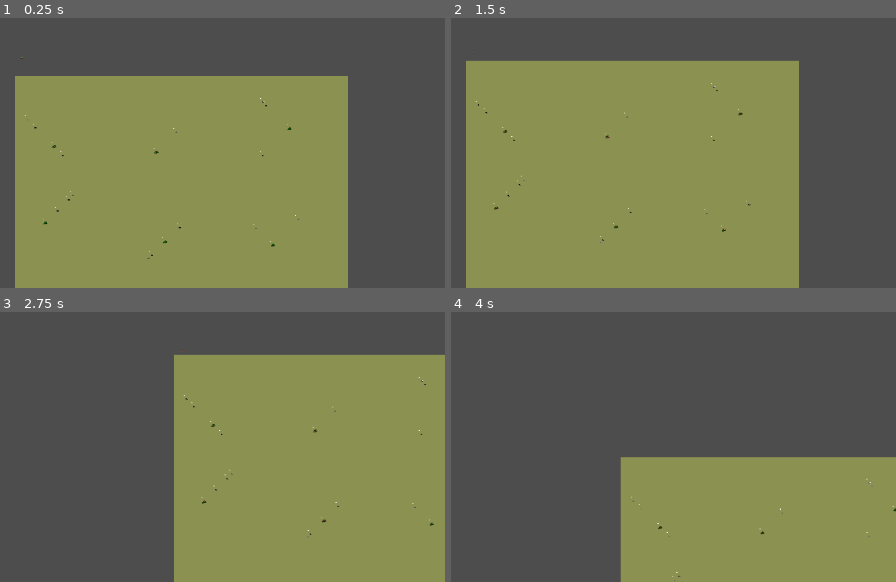
Above: before the commit, frames 1-4 (two rows, left to right).
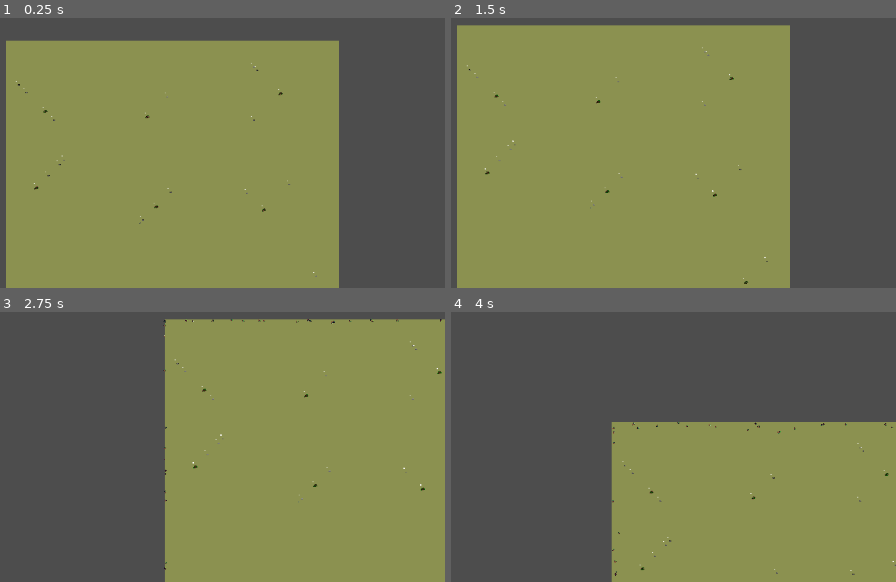
Above: after the commit, the same moments.

Repository: lewis785/ludum-dare-53
Game: Godot game, scene res://scenes/main.tscn
Two runs of this game, one before a commit and one after it. Both use one fixed random seed, a clock stepped at 60 frames per second and the inputs below.
Inputs (mouse positions are in pixels of both pictures, inside the frame that each line leads up to):
- Up to frame 1 (0.25 s): no input
- Up to frame 2 (1.5 s): tap Enter at 0.5 s; move the mouse to (504, 147) at 0.52 s; press the mouse at (504, 147) at 0.53 s; tap Space at 1.25 s; move the mouse to (513, 155) at 1.27 s; release the mouse at (513, 155) at 1.28 s; tap S (camera_down) at 1.35 s; click (513, 155) at 1.42 s
- Up to frame 3 (2.75 s): tap Enter at 2 s; move the mouse to (35, 406) at 2.02 s; hold A (camera_left) from 2.03 s (still down); click (35, 406) at 2.17 s
- Up to frame 4 (4 s): move the mouse to (637, 398) at 2.77 s; release A (camera_left) at 2.78 s; tap D (camera_right) at 2.85 s; click (637, 398) at 2.92 s; tap Space at 3.5 s; move the mouse to (762, 430) at 3.52 s; hold W (camera_up) from 3.53 s (still down); click (762, 430) at 3.67 s

The runs differ from the first frame. In frame 1, 13% of the frame differs, in the area x 1-79%, y 8-100%; in frame 2, 14%, in the area x 1-79%, y 2-100%; in frame 3, 10%; in frame 4, 9.3%.

Commit message:
update spawn to fit map

Diff:
--- a/scenes/enemy/enemy.gd
+++ b/scenes/enemy/enemy.gd
@@ -9,6 +9,7 @@
 var target_check_limit: float = 1
 var time_since_target_check : float = 1
 var base_speed : float = 100
+var scale_factor: int = 1
 
 # Called when the node enters the scene tree for the first time.
 func _ready():
@@ -20,6 +21,10 @@
 
 func set_speed(speed : float) -> void:
 	self.base_speed = speed
+
+
+func set_scale_factor(sf : int) -> void:
+	self.scale_factor = sf
 
 func set_level(level) -> void:
 	self.level = level
@@ -63,14 +68,14 @@
 
 func determine_speed() -> float:
 	var current_speed = self.linear_velocity.length()
-	var distance = distance(self.position, target)
+	var distance = distance(self.position, target) * scale_factor
 	var adjusted = distance*distance/4
 
 	var target_speed = min(distance, self.base_speed)
 	var speed = min(target_speed, current_speed+100)
 
 	if target.get_parent().health <= 0:
-		speed = 1000
+		speed = min(current_speed*2, self.base_speed)
 
 	return speed
 
--- a/scenes/enemy/kerri.tscn
+++ b/scenes/enemy/kerri.tscn
@@ -1,130 +1,8 @@
-[gd_scene load_steps=21 format=3 uid="uid://dlqnysqwtx28v"]
+[gd_scene load_steps=4 format=3 uid="uid://dlqnysqwtx28v"]
 
 [ext_resource type="PackedScene" uid="uid://diu6ls3spsxlf" path="res://scenes/enemy/target.tscn" id="1_p6oom"]
 [ext_resource type="PackedScene" uid="uid://c42uutkvkk8cc" path="res://scenes/enemy/obstacle.tscn" id="1_xhqd8"]
 [ext_resource type="PackedScene" uid="uid://cef7nfykxy18e" path="res://scenes/enemy/spawn.tscn" id="2_3l6eg"]
-[ext_resource type="Script" path="res://scenes/enemy/enemy.gd" id="3_wengk"]
-[ext_resource type="Texture2D" uid="uid://lyxpenrl2w3i" path="res://assets/enemy/GrizzledTreantIdle.png" id="4_gx27o"]
-
-[sub_resource type="AtlasTexture" id="AtlasTexture_pf0mn"]
-atlas = ExtResource("4_gx27o")
-region = Rect2(0, 0, 16, 16)
-
-[sub_resource type="AtlasTexture" id="AtlasTexture_oc77u"]
-atlas = ExtResource("4_gx27o")
-region = Rect2(16, 0, 16, 16)
-
-[sub_resource type="AtlasTexture" id="AtlasTexture_0r4ki"]
-atlas = ExtResource("4_gx27o")
-region = Rect2(32, 0, 16, 16)
-
-[sub_resource type="AtlasTexture" id="AtlasTexture_gp538"]
-atlas = ExtResource("4_gx27o")
-region = Rect2(48, 0, 16, 16)
-
-[sub_resource type="AtlasTexture" id="AtlasTexture_e2dqs"]
-atlas = ExtResource("4_gx27o")
-region = Rect2(48, 0, 16, 16)
-
-[sub_resource type="AtlasTexture" id="AtlasTexture_1k80d"]
-atlas = ExtResource("4_gx27o")
-region = Rect2(32, 0, 16, 16)
-
-[sub_resource type="AtlasTexture" id="AtlasTexture_wikc4"]
-atlas = ExtResource("4_gx27o")
-region = Rect2(16, 0, 16, 16)
-
-[sub_resource type="AtlasTexture" id="AtlasTexture_bd11a"]
-atlas = ExtResource("4_gx27o")
-region = Rect2(0, 0, 16, 16)
-
-[sub_resource type="AtlasTexture" id="AtlasTexture_qxh1b"]
-atlas = ExtResource("4_gx27o")
-region = Rect2(0, 0, 16, 16)
-
-[sub_resource type="AtlasTexture" id="AtlasTexture_kuh60"]
-atlas = ExtResource("4_gx27o")
-region = Rect2(16, 0, 16, 16)
-
-[sub_resource type="AtlasTexture" id="AtlasTexture_pk43k"]
-atlas = ExtResource("4_gx27o")
-region = Rect2(32, 0, 16, 16)
-
-[sub_resource type="AtlasTexture" id="AtlasTexture_xvaj8"]
-atlas = ExtResource("4_gx27o")
-region = Rect2(48, 0, 16, 16)
-
-[sub_resource type="SpriteFrames" id="SpriteFrames_jw21e"]
-animations = [{
-"frames": [{
-"duration": 1.0,
-"texture": SubResource("AtlasTexture_pf0mn")
-}, {
-"duration": 1.0,
-"texture": SubResource("AtlasTexture_oc77u")
-}, {
-"duration": 1.0,
-"texture": SubResource("AtlasTexture_0r4ki")
-}, {
-"duration": 1.0,
-"texture": SubResource("AtlasTexture_gp538")
-}],
-"loop": true,
-"name": &"fly",
-"speed": 20.0
-}, {
-"frames": [{
-"duration": 1.0,
-"texture": SubResource("AtlasTexture_e2dqs")
-}, {
-"duration": 1.0,
-"texture": SubResource("AtlasTexture_1k80d")
-}, {
-"duration": 1.0,
-"texture": SubResource("AtlasTexture_wikc4")
-}, {
-"duration": 1.0,
-"texture": SubResource("AtlasTexture_bd11a")
-}],
-"loop": true,
-"name": &"swim",
-"speed": 2.0
-}, {
-"frames": [{
-"duration": 1.0,
-"texture": SubResource("AtlasTexture_qxh1b")
-}, {
-"duration": 1.0,
-"texture": SubResource("AtlasTexture_kuh60")
-}, {
-"duration": 1.0,
-"texture": SubResource("AtlasTexture_pk43k")
-}, {
-"duration": 1.0,
-"texture": SubResource("AtlasTexture_xvaj8")
-}],
-"loop": true,
-"name": &"walk",
-"speed": 5.0
-}]
-
-[sub_resource type="CapsuleShape2D" id="CapsuleShape2D_krpay"]
-radius = 13.0
-height = 34.0
-
-[sub_resource type="PackedScene" id="PackedScene_y2hu0"]
-resource_local_to_scene = true
-_bundled = {
-"conn_count": 1,
-"conns": PackedInt32Array(3, 0, 21, 20, 2, 0, 0),
-"editable_instances": [],
-"names": PackedStringArray("enemy", "position", "scale", "gravity_scale", "script", "health", "damage", "metadata/_edit_group_", "RigidBody2D", "AnimatedSprite2D", "texture_filter", "sprite_frames", "animation", "frame_progress", "CollisionShape2D", "light_mask", "shape", "debug_color", "VisibleOnScreenNotifier2D", "visible", "_on_visible_on_screen_notifier_2d_screen_exited", "screen_exited"),
-"node_count": 4,
-"node_paths": [],
-"nodes": PackedInt32Array(-1, -1, 8, 0, -1, 7, 1, 0, 2, 1, 3, 2, 4, 3, 5, 4, 6, 5, 7, 6, 0, 0, 0, 9, 9, -1, 5, 10, 5, 2, 7, 11, 8, 12, 9, 13, 10, 0, 0, 0, 14, 14, -1, 3, 15, 11, 16, 12, 17, 13, 0, 0, 0, 18, 18, -1, 1, 19, 14, 0),
-"variants": [Vector2(64, 70), Vector2(0.5, 0.5), 0.0, ExtResource("3_wengk"), 20, 1, true, Vector2(2, 2), SubResource("SpriteFrames_jw21e"), &"walk", 0.35947, 0, SubResource("CapsuleShape2D_krpay"), Color(0, 0.6, 0.701961, 0.054902), false],
-"version": 3
-}
 
 [node name="kerri" type="Node2D"]
 
@@ -138,7 +16,6 @@
 position = Vector2(682, 372)
 
 [node name="spawn" parent="." instance=ExtResource("2_3l6eg")]
-enemy_scene = SubResource("PackedScene_y2hu0")
 
 [node name="Obstacle2" parent="." instance=ExtResource("1_xhqd8")]
 position = Vector2(466, 160)
--- a/scenes/enemy/spawn.gd
+++ b/scenes/enemy/spawn.gd
@@ -2,6 +2,8 @@
 
 @export var level : int = 1
 @export var enemy_scene : PackedScene
+@export var scale_factor : int = 1
+
 var score : int
 var base_wait_time : float
 var enemy_level: float = 1
@@ -17,15 +19,53 @@
 
 func new_game():
 	score = 0
-	base_wait_time = $enemy_timer.wait_time
+
+	var window : Window = get_tree().get_root()
+
+	var pos : Vector2i = Vector2i(0, 0)
+	var size : Vector2i = window.get_size_with_decorations()
+
+	var child =  self.get_parent().find_child("*map*")
+
+	if child:
+		var map = %map
+
+		var width = map.width
+		var height = map.height
+
+		size = Vector2i(width*scale_factor, height*scale_factor)
+
+
+	var c = Curve2D.new()
+
+	c.add_point(pos)
+	c.add_point(pos+Vector2i(size.x, 0))
+	c.add_point(pos+size)
+	c.add_point(pos+Vector2i(0, size.y))
+	c.add_point(pos)
+
+	print(size)
+
+	$enemy_path.curve = c
+	$enemy_path.queue_redraw()
+
+
+	$enemy_timer.wait_time = $enemy_timer.wait_time/log(scale_factor)
 	$start_timer.start()
 
 func _on_enemy_timer_timeout() -> void:
 
 	self.level += 1
+	var previous_level : int = enemy_level
 	enemy_level = log(self.level)/log(10)+1
 
-	for i in range(enemy_level):
+	var burst : int
+
+	if int(enemy_level) > previous_level:
+		burst = enemy_level*enemy_level*scale_factor
+
+
+	for i in range(enemy_level+burst):
 		spawn_enemy()
 
 func spawn_enemy() -> void:
@@ -47,13 +87,17 @@
 
 
 	# Choose the velocity for the enemy.
-	var max_speed = max(1000, 100*enemy_level)
-	var velocity = Vector2(randf_range(100.0, max_speed), 0.0)
+	# var min_speed = 100.0
+	# var max_speed = max(1000, 100*enemy_level)
+	var min_speed = 10
+	var max_speed = 100
+	var velocity = Vector2(randf_range(min_speed, max_speed), 0.0)
 	enemy.linear_velocity = velocity.rotated(direction)
 
 	# Set enemy health and damage scaled by time
 	enemy.set_level(enemy_level)
 	enemy.set_speed(velocity.length())
+	enemy.set_scale_factor(scale_factor)
 
 	# Spawn the enemy by adding it to the Main scene.
 	add_child(enemy)
--- a/scenes/main.tscn
+++ b/scenes/main.tscn
@@ -1,16 +1,141 @@
-[gd_scene load_steps=4 format=3 uid="uid://dkme7nbothfq2"]
+[gd_scene load_steps=21 format=3 uid="uid://dkme7nbothfq2"]
 
-[ext_resource type="PackedScene" uid="uid://bn1ar05oul7hp" path="res://scenes/enemy/enemy.tscn" id="2_wspl8"]
 [ext_resource type="PackedScene" uid="uid://sgasvpbvlp72" path="res://scenes/Camera/Camera.tscn" id="3_0rkqj"]
 [ext_resource type="PackedScene" uid="uid://dtidvayd0rwdd" path="res://scenes/map/map.tscn" id="3_eet8l"]
+[ext_resource type="PackedScene" uid="uid://cef7nfykxy18e" path="res://scenes/enemy/spawn.tscn" id="3_sy17x"]
+[ext_resource type="Script" path="res://scenes/enemy/enemy.gd" id="4_2gof6"]
+[ext_resource type="Texture2D" uid="uid://lyxpenrl2w3i" path="res://assets/enemy/GrizzledTreantIdle.png" id="5_lxm3f"]
+
+[sub_resource type="AtlasTexture" id="AtlasTexture_pf0mn"]
+atlas = ExtResource("5_lxm3f")
+region = Rect2(0, 0, 16, 16)
+
+[sub_resource type="AtlasTexture" id="AtlasTexture_oc77u"]
+atlas = ExtResource("5_lxm3f")
+region = Rect2(16, 0, 16, 16)
+
+[sub_resource type="AtlasTexture" id="AtlasTexture_0r4ki"]
+atlas = ExtResource("5_lxm3f")
+region = Rect2(32, 0, 16, 16)
+
+[sub_resource type="AtlasTexture" id="AtlasTexture_gp538"]
+atlas = ExtResource("5_lxm3f")
+region = Rect2(48, 0, 16, 16)
+
+[sub_resource type="AtlasTexture" id="AtlasTexture_e2dqs"]
+atlas = ExtResource("5_lxm3f")
+region = Rect2(48, 0, 16, 16)
+
+[sub_resource type="AtlasTexture" id="AtlasTexture_1k80d"]
+atlas = ExtResource("5_lxm3f")
+region = Rect2(32, 0, 16, 16)
+
+[sub_resource type="AtlasTexture" id="AtlasTexture_wikc4"]
+atlas = ExtResource("5_lxm3f")
+region = Rect2(16, 0, 16, 16)
+
+[sub_resource type="AtlasTexture" id="AtlasTexture_bd11a"]
+atlas = ExtResource("5_lxm3f")
+region = Rect2(0, 0, 16, 16)
+
+[sub_resource type="AtlasTexture" id="AtlasTexture_qxh1b"]
+atlas = ExtResource("5_lxm3f")
+region = Rect2(0, 0, 16, 16)
+
+[sub_resource type="AtlasTexture" id="AtlasTexture_kuh60"]
+atlas = ExtResource("5_lxm3f")
+region = Rect2(16, 0, 16, 16)
+
+[sub_resource type="AtlasTexture" id="AtlasTexture_pk43k"]
+atlas = ExtResource("5_lxm3f")
+region = Rect2(32, 0, 16, 16)
+
+[sub_resource type="AtlasTexture" id="AtlasTexture_xvaj8"]
+atlas = ExtResource("5_lxm3f")
+region = Rect2(48, 0, 16, 16)
+
+[sub_resource type="SpriteFrames" id="SpriteFrames_jw21e"]
+animations = [{
+"frames": [{
+"duration": 1.0,
+"texture": SubResource("AtlasTexture_pf0mn")
+}, {
+"duration": 1.0,
+"texture": SubResource("AtlasTexture_oc77u")
+}, {
+"duration": 1.0,
+"texture": SubResource("AtlasTexture_0r4ki")
+}, {
+"duration": 1.0,
+"texture": SubResource("AtlasTexture_gp538")
+}],
+"loop": true,
+"name": &"fly",
+"speed": 20.0
+}, {
+"frames": [{
+"duration": 1.0,
+"texture": SubResource("AtlasTexture_e2dqs")
+}, {
+"duration": 1.0,
+"texture": SubResource("AtlasTexture_1k80d")
+}, {
+"duration": 1.0,
+"texture": SubResource("AtlasTexture_wikc4")
+}, {
+"duration": 1.0,
+"texture": SubResource("AtlasTexture_bd11a")
+}],
+"loop": true,
+"name": &"swim",
+"speed": 2.0
+}, {
+"frames": [{
+"duration": 1.0,
+"texture": SubResource("AtlasTexture_qxh1b")
+}, {
+"duration": 1.0,
+"texture": SubResource("AtlasTexture_kuh60")
+}, {
+"duration": 1.0,
+"texture": SubResource("AtlasTexture_pk43k")
+}, {
+"duration": 1.0,
+"texture": SubResource("AtlasTexture_xvaj8")
+}],
+"loop": true,
+"name": &"walk",
+"speed": 5.0
+}]
+
+[sub_resource type="CapsuleShape2D" id="CapsuleShape2D_krpay"]
+radius = 13.0
+height = 34.0
+
+[sub_resource type="PackedScene" id="PackedScene_x8k3b"]
+resource_local_to_scene = true
+_bundled = {
+"conn_count": 1,
+"conns": PackedInt32Array(3, 0, 21, 20, 2, 0, 0),
+"editable_instances": [],
+"names": PackedStringArray("enemy", "position", "scale", "gravity_scale", "script", "health", "damage", "metadata/_edit_group_", "RigidBody2D", "AnimatedSprite2D", "texture_filter", "sprite_frames", "animation", "frame_progress", "CollisionShape2D", "light_mask", "shape", "debug_color", "VisibleOnScreenNotifier2D", "visible", "_on_visible_on_screen_notifier_2d_screen_exited", "screen_exited"),
+"node_count": 4,
+"node_paths": [],
+"nodes": PackedInt32Array(-1, -1, 8, 0, -1, 7, 1, 0, 2, 1, 3, 2, 4, 3, 5, 4, 6, 5, 7, 6, 0, 0, 0, 9, 9, -1, 5, 10, 5, 2, 7, 11, 8, 12, 9, 13, 10, 0, 0, 0, 14, 14, -1, 3, 15, 11, 16, 12, 17, 13, 0, 0, 0, 18, 18, -1, 1, 19, 14, 0),
+"variants": [Vector2(64, 70), Vector2(0.5, 0.5), 0.0, ExtResource("4_2gof6"), 20, 1, true, Vector2(2, 2), SubResource("SpriteFrames_jw21e"), &"walk", 0.35947, 0, SubResource("CapsuleShape2D_krpay"), Color(0, 0.6, 0.701961, 0.054902), false],
+"version": 3
+}
 
 [node name="main" type="Node2D"]
 
-[node name="enemy" parent="." instance=ExtResource("2_wspl8")]
-position = Vector2(134, 123)
-
 [node name="Camera" parent="." instance=ExtResource("3_0rkqj")]
-position = Vector2(478, 219)
+position = Vector2(576, 327)
 
 [node name="map" parent="." instance=ExtResource("3_eet8l")]
-position = Vector2(30, 401)
+unique_name_in_owner = true
+
+[node name="spawn" parent="." instance=ExtResource("3_sy17x")]
+position = Vector2(-3, 2)
+level = 10
+enemy_scene = SubResource("PackedScene_x8k3b")
+scale_factor = 16
--- a/scenes/structure/structure.tscn
+++ b/scenes/structure/structure.tscn
@@ -163,7 +163,6 @@
 
 [connection signal="body_entered" from="StructureArea2D" to="." method="_on_structure_area_2d_body_entered"]
 [connection signal="body_exited" from="StructureArea2D" to="." method="_on_structure_area_2d_body_exited"]
-[connection signal="body_shape_entered" from="StructureArea2D" to="." method="_on_structure_area_2d_body_shape_entered"]
 [connection signal="input_event" from="StructureArea2D" to="." method="_on_structure_area_2d_input_event"]
 [connection signal="mouse_entered" from="StructureArea2D" to="." method="_on_structure_area_2d_mouse_entered"]
 [connection signal="mouse_exited" from="StructureArea2D" to="." method="_on_structure_area_2d_mouse_exited"]
